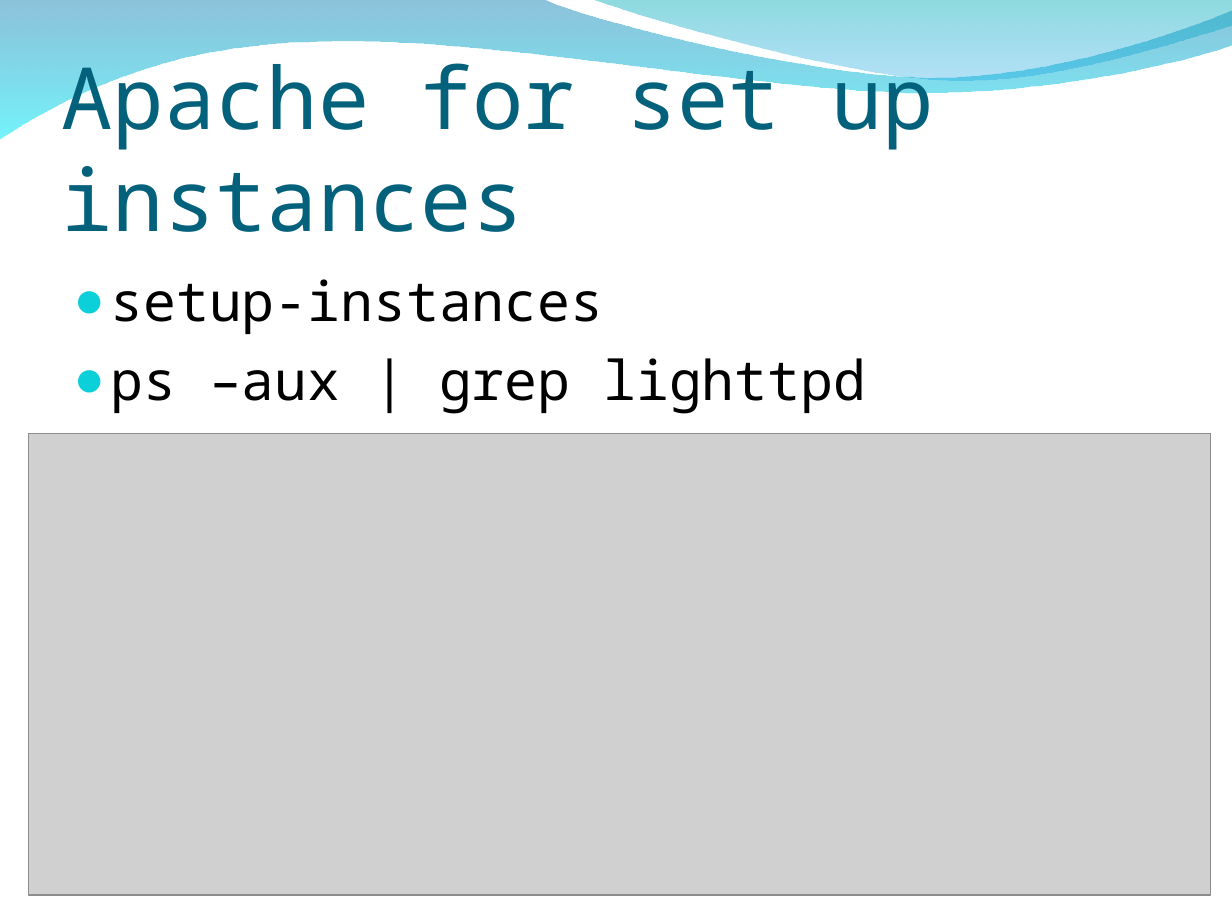
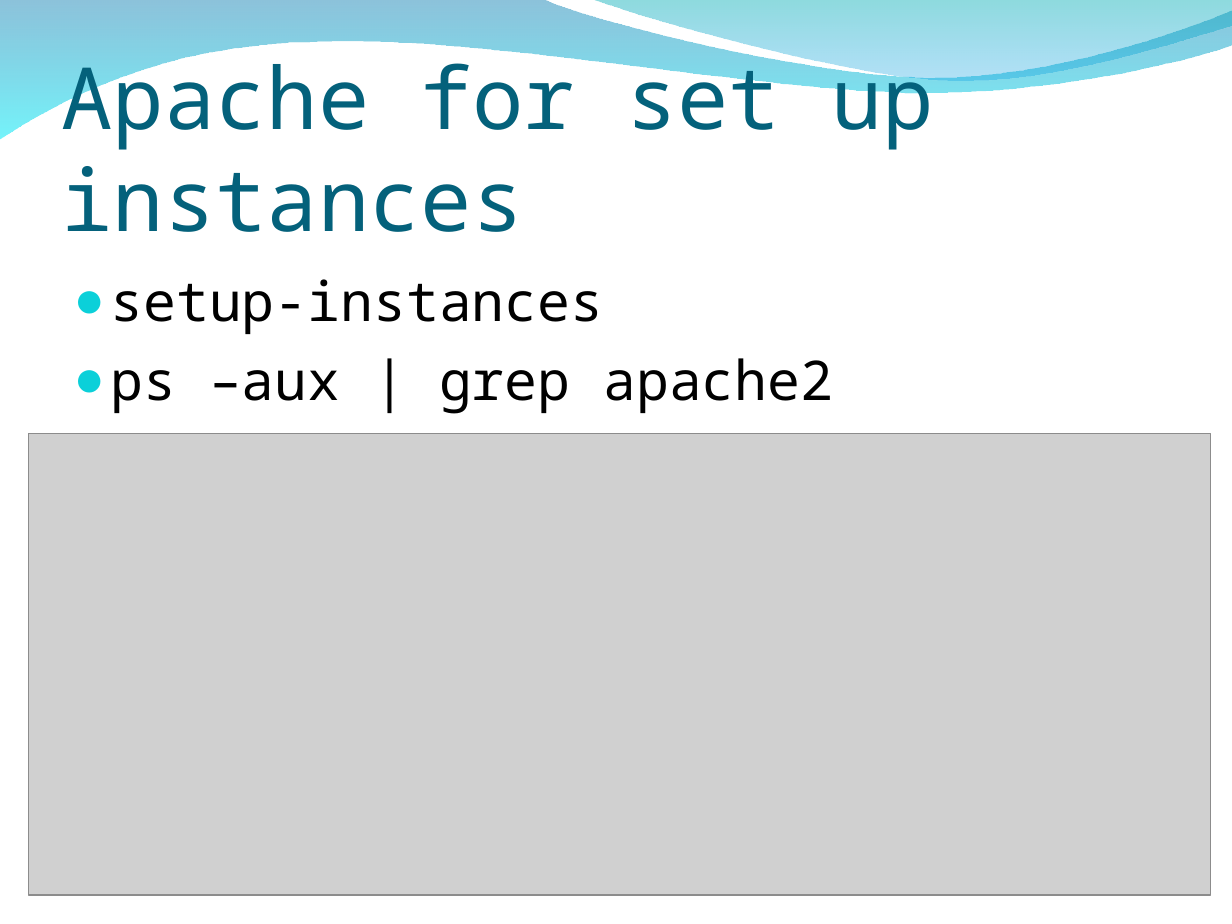
Before and after one commit to peter279k/regular_meeting, a slide deck: slide 42 of Proot.ppt. Drawn at 1232x924 pixels with LibreOffice and Linux fonts; fonts in the diff are those of the drawing; grey boxes stand for pictures; background and template pictures are left out. Boxes give left, top, right and bottom in pixels: in the first picture for what was removed or moved away, otherwise in the second. Text is boxed around its words. In the diff, an @@ line names an element or a change of style, - is before the commit and + after.

```diff
--- a/Proot.ppt
+++ b/Proot.ppt
@@ text at (110, 358, 833, 414): text changed @@
-● ps –aux | grep lighttpd
+● ps –aux | grep apache2
```
Also in this commit, not shown: 1 other slide changed, 2 slides removed, 2 other files.
